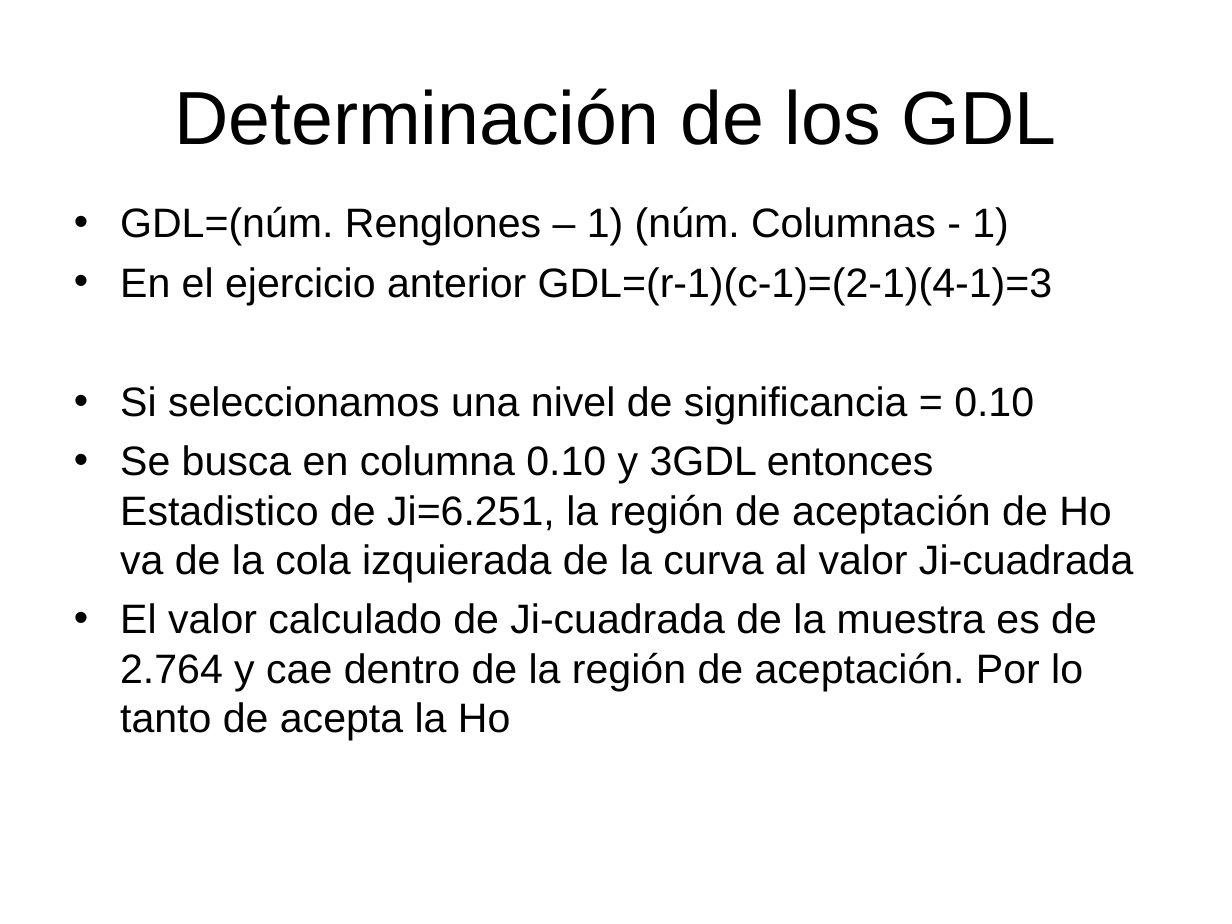
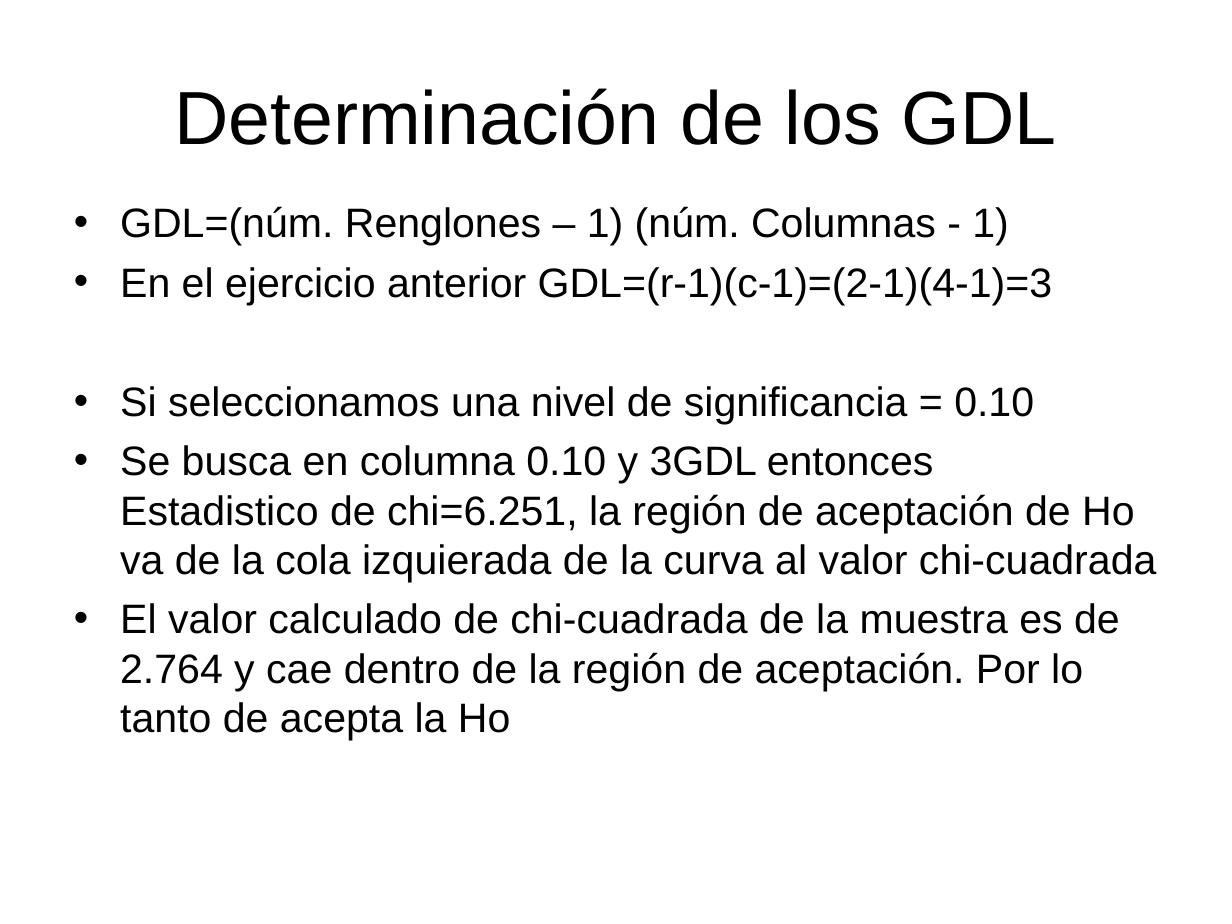
Before and after one commit to joseraulgallardo97/SimulacionProcesosFinancieros2018-I, a slide deck: slide 18 of TEMA-2/Clase15_Bondad_Ajuste.ppt (slide 17 before the commit). Drawn at 1232x924 pixels with LibreOffice and Linux fonts; fonts in the diff are those of the drawing. Boxes give left, top, right and bottom in pixels: in the first picture for what was removed or moved away, otherwise in the second. Text is boxed around its words. In the diff, an @@ line names an element or a change of style, - is before the commit and + after.

```diff
--- a/TEMA-2/Clase15_Bondad_Ajuste.ppt
+++ b/TEMA-2/Clase15_Bondad_Ajuste.ppt
@@ text at <box>120,445,1156,740</box>: text changed @@
-• Se busca en columna 0.10 y 3GDL entonces
-  Estadistico de Ji=6.251, la región de aceptación de Ho va de la cola izquierada de la curva al valor Ji-cuadrada
-• El valor calculado de Ji-cuadrada de la muestra es de 2.764 y cae dentro de la región de aceptación. Por lo tanto de acepta la Ho
+• Se busca en columna 0.10 y 3GDL entonces
+  Estadistico de chi=6.251, la región de aceptación de Ho va de la cola izquierada de la curva al valor chi-cuadrada
+• El valor calculado de chi-cuadrada de la muestra es de 2.764 y cae dentro de la región de aceptación. Por lo tanto de acepta la Ho
```
Also in this commit, not shown: 11 other slides changed, 1 slide added, 1 other file.
